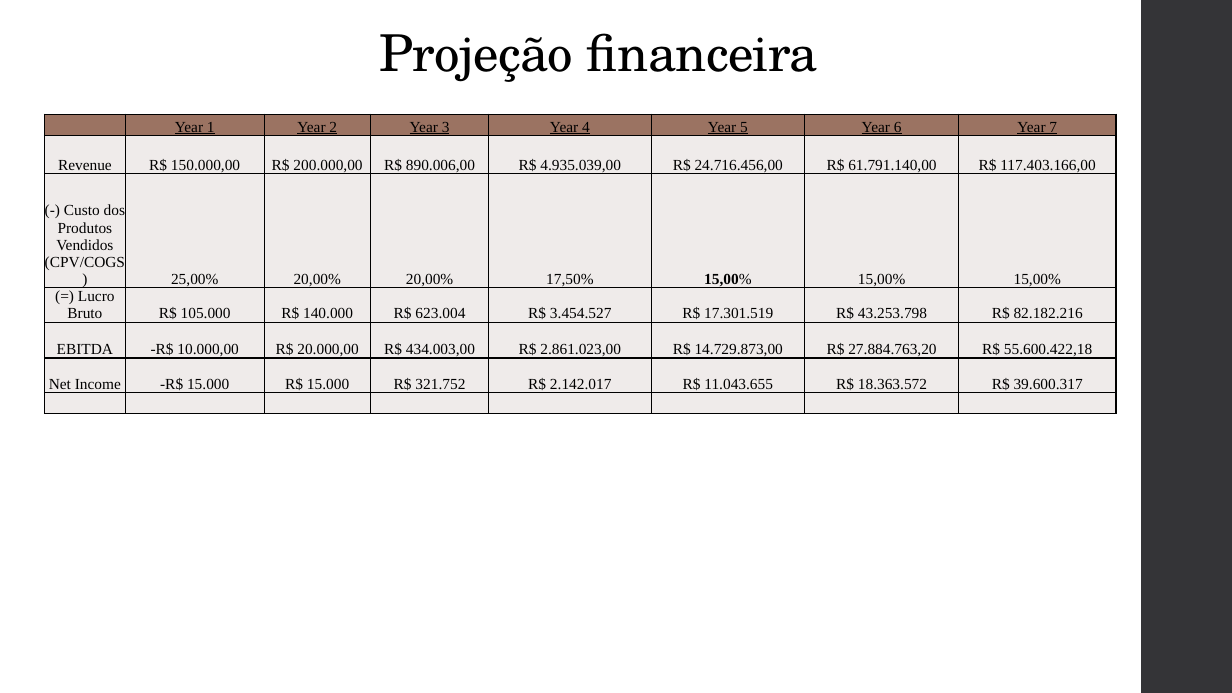
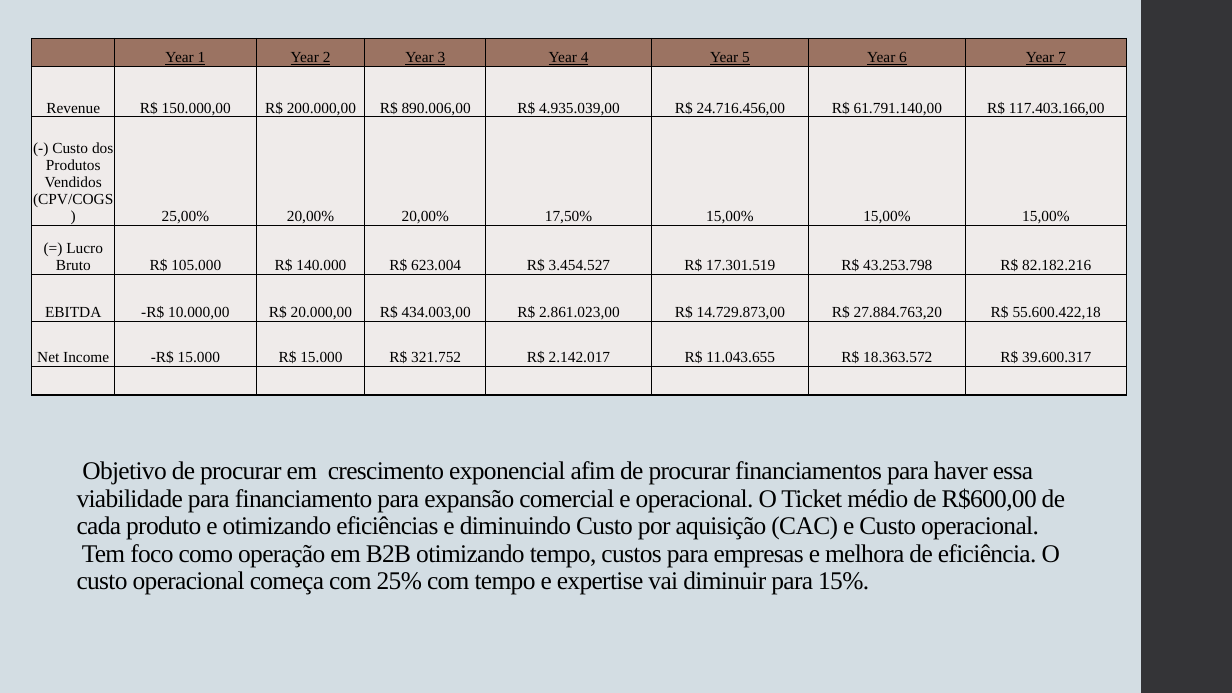
Before and after one commit to GustavoCavalheiro1/haru-startup, a slide deck: slide 5 of HARU.pptx. Drawn at 1232x693 pixels with LibreOffice and Linux fonts; fonts in the diff are those of the drawing. Boxes give left, top, right and bottom in pixels: in the first picture for what was removed or moved away, otherwise in the second. Text is boxed around its words. In the diff, an @@ line names an element or a change of style, - is before the commit and + after.

```diff
--- a/HARU.pptx
+++ b/HARU.pptx
@@ background #FFFFFF to #D3DDE3 @@
@@ table at (31, 39, 1127, 396) @@
@@ bold off in "15,00%" @@
@@ table: place and size @@
-table at (44, 115, 1116, 417)
+table at (31, 39, 1127, 396)
@@ title removed at (379, 33, 818, 82) @@
-Projeção financeira
@@ title added at (77, 461, 1065, 595), 19.8 pt, text #000000 @@
+Objetivo de procurar em crescimento exponencial afim de procurar financiamentos para haver essa viabilidade para financiamento para expansão comercial e operacional. O Ticket médio de R$600,00 de cada produto e otimizando eficiências e diminuindo Custo por aquisição (CAC) e Custo operacional.
+Tem foco como operação em B2B otimizando tempo, custos para empresas e melhora de eficiência. O custo operacional começa com 25% com tempo e expertise vai diminuir para 15%.
```
Also in this commit, not shown: 6 other slides changed, 3 slides added, 4 slides removed.
